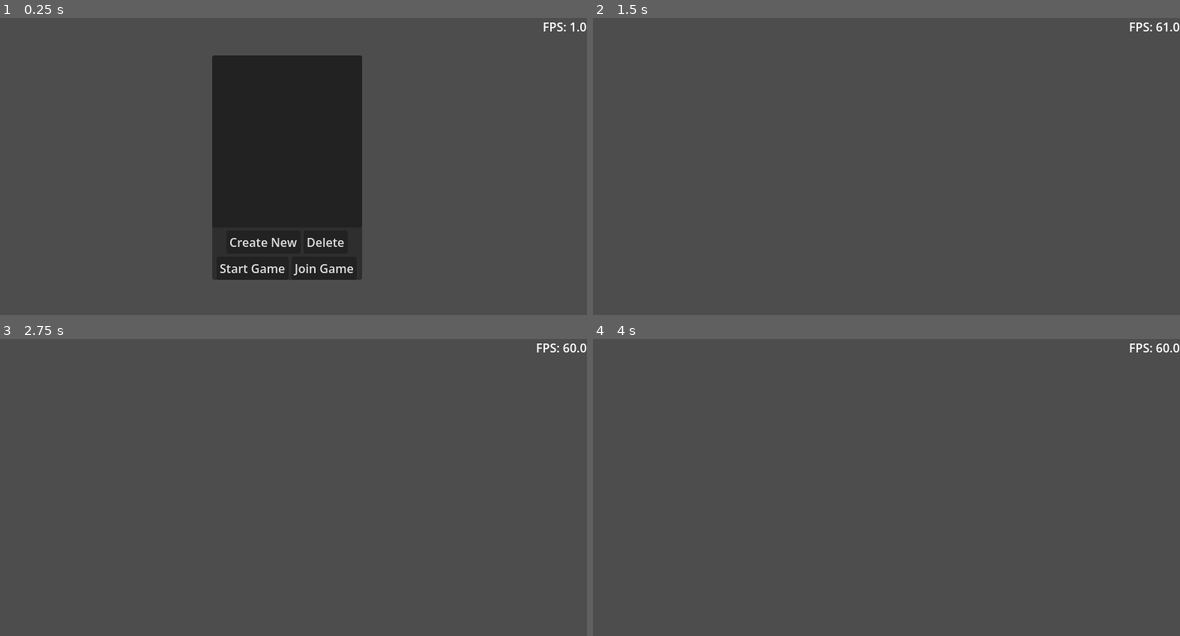
Above: before the commit, frames 1-4 (two rows, left to right).
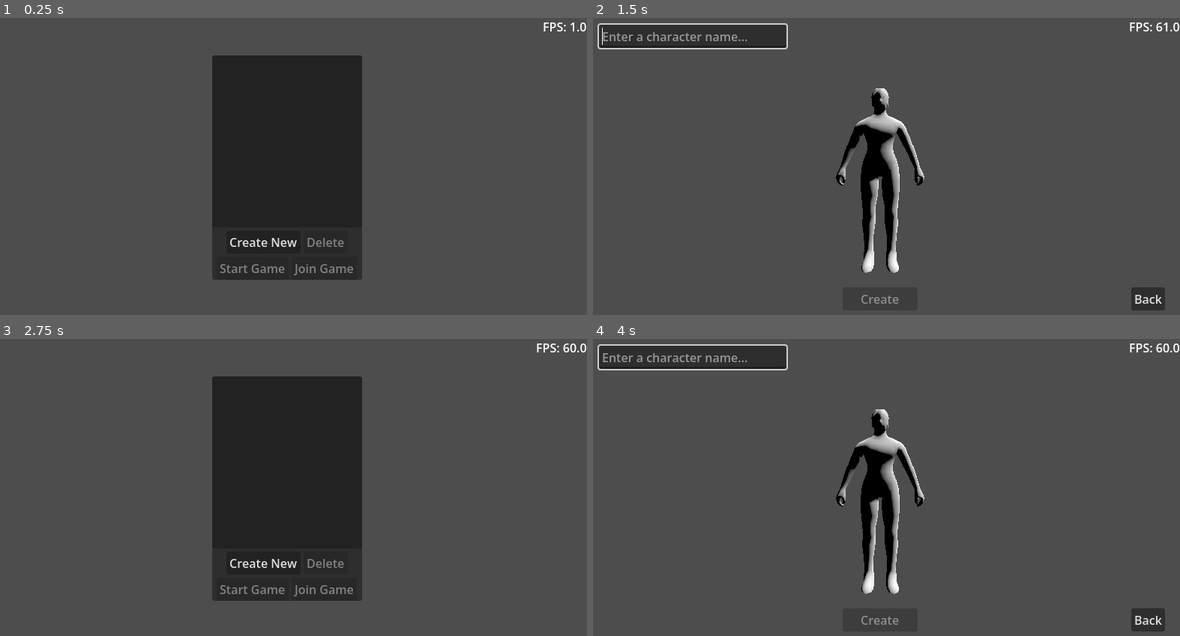
Above: after the commit, the same moments.

Repository: jdspohn/rpg
Game: Godot game, scene res://Scenes/main.tscn
Two runs of this game, one before a commit and one after it. Both use one fixed random seed, a clock stepped at 60 frames per second and the inputs below.
Inputs (mouse positions are in pixels of both pictures, inside the frame that each line leads up to):
- Up to frame 1 (0.25 s): no input
- Up to frame 2 (1.5 s): click (845, 267) at 0.5 s, where only the run before the commit has a clickable "Start Game"; click (857, 240) at 1.25 s, where only the run after the commit has a clickable "Create New"
- Up to frame 3 (2.75 s): click (557, 618) at 2 s, where only the run after the commit has a clickable "Back"
- Up to frame 4 (4 s): click (857, 561) at 2.75 s, where only the run after the commit has a clickable "Create New"; tap Enter at 3.5 s; move the mouse to (915, 487) at 3.52 s; hold W (move_forward) from 3.53 s (still down); hold Shift (sprint) from 3.53 s (still down); tap Space (jump) at 3.77 s

The runs differ from the first frame. In frame 1, 0.3% of the frame differs, in the area x 37-61%, y 74-87%; in frame 2, 6.4%; in frame 3, 19%, in the area x 36-62%, y 12-89%; in frame 4, 6.4%.

Commit message:
delete character and visual indication for selected button

Diff:
--- a/Scripts/Global/player_data.gd
+++ b/Scripts/Global/player_data.gd
@@ -1,6 +1,5 @@
 extends Node
 
-const KEY_SAVE_PATH_JSON: String = "save_path_json"
 const KEY_CHARACTER_NAME: String = "character_name"
 const KEY_LEVEL: String = "level"
 
@@ -20,7 +19,6 @@
 
 func save_player_data_json() -> void:
 	var save_data: Dictionary = {
-		KEY_SAVE_PATH_JSON: save_path_json,
 		KEY_CHARACTER_NAME: character_name,
 		KEY_LEVEL: level
 	}
@@ -41,14 +39,11 @@
 		push_error("Invalid save file structure")
 		return
 
-	save_path_json = save_data[KEY_SAVE_PATH_JSON]
 	character_name = save_data[KEY_CHARACTER_NAME]
 	level = int(save_data[KEY_LEVEL])
 
 
 func verify_save_data_json(save_data: Dictionary) -> Error:
-	if not save_data.has(KEY_SAVE_PATH_JSON):
-		return ERR_DOES_NOT_EXIST
 	if not save_data.has(KEY_CHARACTER_NAME):
 		return ERR_DOES_NOT_EXIST
 	if not save_data.has(KEY_LEVEL):
--- a/Scripts/Player/character_creation.gd
+++ b/Scripts/Player/character_creation.gd
@@ -17,6 +17,7 @@
 	button_back.pressed.connect(_on_back_pressed)
 	input_name.text_changed.connect(_on_text_changed)
 	input_name.text_submitted.connect(_on_text_submitted)
+	input_name.grab_focus()
 	button_create.disabled = true
 	label_no_spaces.visible = false
 	label_name_exists.visible = false
--- a/Scripts/UI/main_menu.gd
+++ b/Scripts/UI/main_menu.gd
@@ -14,12 +14,17 @@
 signal create_character_pressed(origin: String)
 
 var player_save_files_dir: String = "user://characters"
+var selected_character: String = ""
+var selected_button = null
+
 
 func _ready() -> void:
 	button_create_character.pressed.connect(_on_create_character_pressed)
+	button_delete_character.pressed.connect(_on_delete_character_pressed)
 	button_start_game.pressed.connect(_on_start_game_pressed)
 	button_join_game.pressed.connect(_on_join_game_pressed)
 	Input.set_mouse_mode(Input.MOUSE_MODE_VISIBLE)
+	_clear_character_list()
 	_load_character_list()
 
 
@@ -42,12 +47,25 @@
 					continue
 
 				var slot = player_save_files_json.find(file_path)
-				_create_character_option(slot, save_data["save_path_json"], save_data["character_name"], int(save_data["level"]))
-				print (save_data["character_name"])
+				_create_character_option(slot, file_path, save_data["character_name"], int(save_data["level"]))
+			#TODO select last played character
+			# save last played date in playerdata, build list order based on that?
 			if character_list.has_node("0"):
 				get_node("CharacterSelect/VBoxContainer/PanelContainer/CharacterList/0").pressed.emit()
 	else:
 		print ("cannot find dir")
+
+
+func _clear_character_list() -> void:
+	if character_list.get_child_count() > 0:
+		var children = character_list.get_children()
+		for child in children:
+			character_list.remove_child(child)
+			child.queue_free()
+	selected_character = ""
+	button_delete_character.disabled = true
+	button_start_game.disabled = true
+	button_join_game.disabled = true
 
 
 func _get_player_save_files_json() -> Array:
@@ -72,13 +90,25 @@
 func _create_character_option(slot, save_path, character_name, _level) -> void:
 	var character_list_option = Button.new()
 	character_list_option.name = str(slot)
-	character_list_option.pressed.connect(_select_character.bind(save_path))
-	character_list_option.text = str(slot, character_name)
+	character_list_option.pressed.connect(_select_character.bind(save_path, character_list_option))
+	character_list_option.text = character_name
 	character_list.add_child(character_list_option)
 
 
-func _select_character(save_path) -> void:
-	print (save_path)
+func _select_character(save_path, character_list_option) -> void:
+	selected_character = save_path
+	if selected_button:
+		selected_button.modulate = Color(1,1,1,1)
+	selected_button = character_list_option
+	selected_button.modulate = Color.SKY_BLUE
+	button_delete_character.disabled = false
+	button_start_game.disabled = false
+	button_join_game.disabled = false
+
+
+func _delete_character(save_path) -> void:
+	if FileAccess.file_exists(save_path) and save_path.ends_with(".json"):
+		OS.move_to_trash(ProjectSettings.globalize_path(save_path))
 
 
 func _on_create_character_pressed() -> void:
@@ -86,11 +116,17 @@
 
 
 func _on_delete_character_pressed() -> void:
-	pass
+	_delete_character(selected_character)
+	_clear_character_list()
+	_load_character_list()
 
 
 func _on_start_game_pressed() -> void:
-	start_game_pressed.emit()
+	if FileAccess.file_exists(selected_character) and selected_character.ends_with(".json"):
+		PlayerData.save_path_json = selected_character
+		start_game_pressed.emit()
+	else:
+		return
 
 
 func _on_join_game_pressed() -> void:
